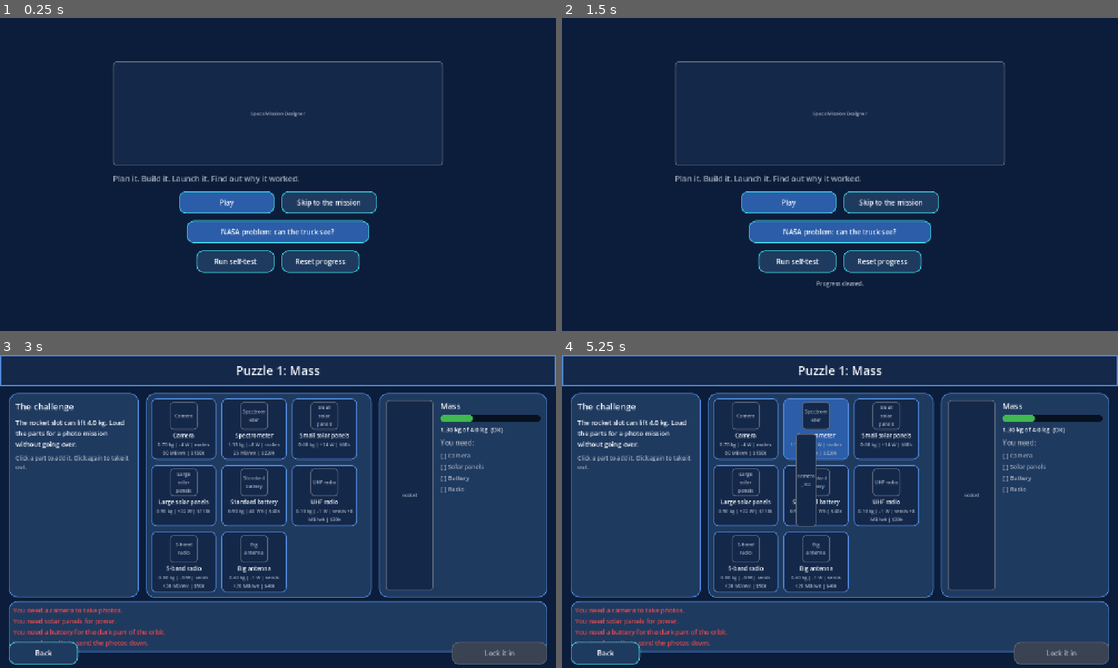
Above: before the commit, frames 1-4 (two rows, left to right).
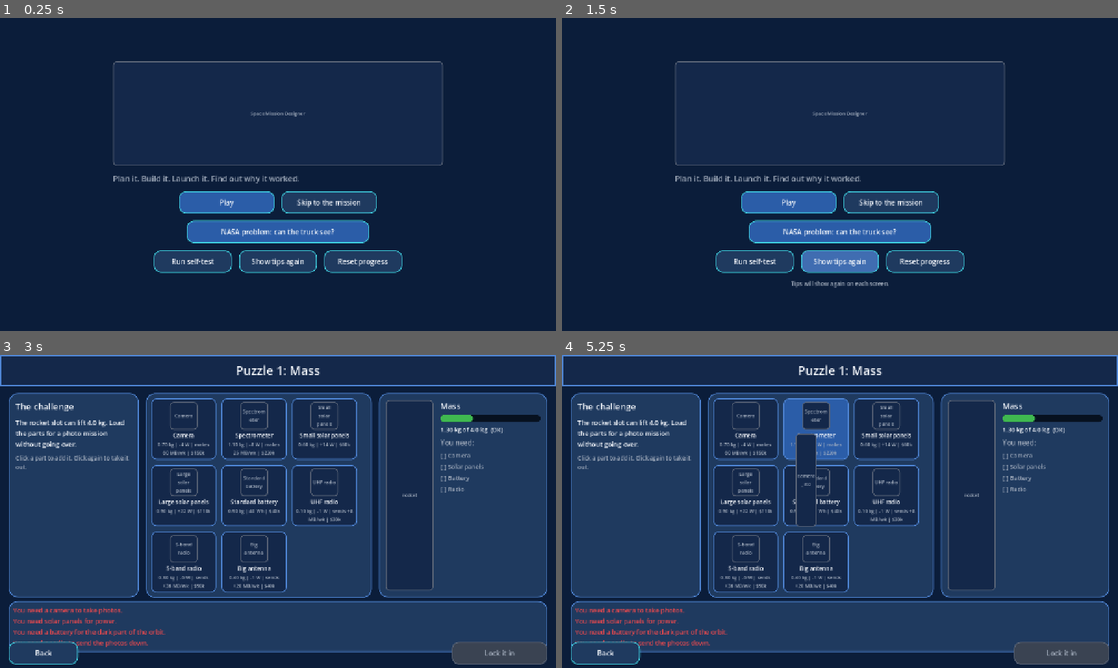
Above: after the commit, the same moments.

Repository: a77chand/apogeic
Game: Godot game, scene res://scenes/main.tscn
Same seed, same stepped clock (60 frames per second), same inputs: the game is played once before the commit and once after it.
Inputs (mouse positions are in pixels of both pictures, inside the frame that each line leads up to):
- Up to frame 1 (0.25 s): no input
- Up to frame 2 (1.5 s): click "Reset progress" at 0.5 s; click (840, 262) at 1.25 s, where only the run after the commit has a clickable "Show tips again"
- Up to frame 3 (3 s): click "Play" at 2 s; click "Play" at 2.75 s
- Up to frame 4 (5.25 s): click "Back" at 3.5 s; click "Play" at 4.25 s; tap A at 5 s; drag from (745, 430) to (895, 442) at 5.02 s

The runs differ from the first frame. In frame 1, 1.9% of the frame differs, in the area x 27-73%, y 74-82%; in frame 2, 2.7%, in the area x 27-73%, y 74-87%; in frame 3, less than 0.1%; in frame 4, less than 0.1%.

Commit message:
Add first-visit tips on the briefing, workshop, test lab, operations and report
A short tip box with Next / Skip tips, shown once per screen and remembered in the
save file. Text lives in data/tutorial.json with {placeholders} filled from
level1.json so numbers never go stale. The workshop day clock and the ops week
clock wait while a tip is open, so players are not charged for reading. Title gets
a 'Show tips again' button.

Diff:
--- /dev/null
+++ b/data/tutorial.json
@@ -0,0 +1,45 @@
+{
+  "_note": "First-visit tips, shown once per screen. Placeholders in {braces} are filled from data/level1.json so the text never goes stale: {goal}, {mass_kg}, {budget}, {deadline}, {weeks}, {goal_mb}, {reserve_pct}.",
+  "screens": {
+    "briefing": {
+      "title": "Briefing",
+      "steps": [
+        "Your goal: {goal}",
+        "You must stay inside the limits: at most {mass_kg} kg, a budget of {budget}, and launch by day {deadline}.",
+        "The grey locked choices (bigger craft, higher orbit) are not available in this level. Click one to see why."
+      ]
+    },
+    "workshop": {
+      "title": "Workshop",
+      "steps": [
+        "Build your satellite here. Click a part in the tray at the bottom, or drag it onto the satellite, to fit it. Slots that are still empty and required show in yellow.",
+        "The six bars on the right check your design. Green is fine, yellow is close to the limit, red means a check fails. Hover a bar, or press Why red?, to see what is wrong.",
+        "Time is money. Every day of building costs staff pay and pushes launch later, and the deadline is day {deadline}. Press Pause to stop the clock while you think.",
+        "Stay under {mass_kg} kg and {budget}. When you are ready, press Test it."
+      ]
+    },
+    "test_lab": {
+      "title": "Test lab",
+      "steps": [
+        "The test lab checks your design against every requirement. PASS means it is fine, FAIL means it is not.",
+        "Each red card tells you why a check failed and gives a tip. Fix it sends you back to the workshop, and a failed test costs time.",
+        "You may Launch anyway with failed checks, but each one has a consequence once the satellite is in orbit."
+      ]
+    },
+    "ops": {
+      "title": "Operations",
+      "steps": [
+        "Your satellite flies for {weeks} weeks. One week passes every few seconds. The goal is {goal_mb} MB of photos delivered to the ground.",
+        "You can switch on Safe mode (no photos, the battery recovers), Smaller photos (less data, so storage fills slower) or buy an extra ground pass (costs money, then needs time to recharge).",
+        "Events will pop up and ask you to choose. What you built earlier can change how an event turns out."
+      ]
+    },
+    "report": {
+      "title": "Report",
+      "steps": [
+        "You can earn up to three stars: one for reaching the goal, one for passing every check, and one for finishing with {reserve_pct}% of the budget left.",
+        "Why it happened explains, step by step, what went wrong. Retry with changes keeps your parts so you can fix just the problem."
+      ]
+    }
+  }
+}
--- a/scripts/autoload/game_state.gd
+++ b/scripts/autoload/game_state.gd
@@ -17,6 +17,8 @@
 # ---- progress that is saved
 var puzzles_done: Dictionary = {}   # puzzle id -> true
 var best_stars: int = 0
+var tutorial_seen: Dictionary = {}  # screen id -> true, so each tip shows once
+var tutorial_open: bool = false     # true while a tip box is on screen (clocks wait)
 
 # ---- the current mission attempt (reset by reset_mission)
 var design: Dictionary = {}         # slot id -> part id or ""
@@ -137,6 +139,17 @@
 	save_game()
 
 
+func mark_tutorial_seen(id: String) -> void:
+	tutorial_seen[id] = true
+	save_game()
+
+
+## Makes every tip show again (title screen button).
+func reset_tutorial() -> void:
+	tutorial_seen = {}
+	save_game()
+
+
 func record_stars(stars: int) -> void:
 	if stars > best_stars:
 		best_stars = stars
@@ -150,13 +163,14 @@
 	if file == null:
 		push_warning("Could not write the save file.")
 		return
-	file.store_string(JSON.stringify({"puzzles_done": puzzles_done, "best_stars": best_stars}))
+	file.store_string(JSON.stringify({"puzzles_done": puzzles_done, "best_stars": best_stars, "tutorial_seen": tutorial_seen}))
 	file.close()
 
 
 func load_save() -> void:
 	puzzles_done = {}
 	best_stars = 0
+	tutorial_seen = {}
 	if not FileAccess.file_exists(SAVE_PATH):
 		return
 	var data: Dictionary = Data.load_dict(SAVE_PATH)
@@ -164,9 +178,13 @@
 	if typeof(done) == TYPE_DICTIONARY:
 		puzzles_done = done
 	best_stars = int(data.get("best_stars", 0))
+	var seen: Variant = data.get("tutorial_seen", {})
+	if typeof(seen) == TYPE_DICTIONARY:
+		tutorial_seen = seen
 
 
 func reset_progress() -> void:
 	puzzles_done = {}
 	best_stars = 0
+	tutorial_seen = {}
 	save_game()
--- a/scripts/screens/briefing.gd
+++ b/scripts/screens/briefing.gd
@@ -3,6 +3,7 @@
 ## Chips do not change the game in Level 1; they show the reasoning.
 
 const UI = preload("res://scripts/ui/ui.gd")
+const Tutorial = preload("res://scripts/ui/tutorial.gd")
 
 var _tip: Label = null
 
@@ -13,6 +14,7 @@
 	_build_concept()
 	_build_requirements()
 	_build_bottom()
+	Tutorial.maybe_show(self, "briefing")
 
 
 func _place(node: Control, pos: Vector2, sz: Vector2) -> void:
--- a/scripts/screens/ops.gd
+++ b/scripts/screens/ops.gd
@@ -6,6 +6,7 @@
 const Sim = preload("res://scripts/core/sim.gd")
 const Data = preload("res://scripts/core/data.gd")
 const EventCard = preload("res://scripts/ui/event_card.gd")
+const Tutorial = preload("res://scripts/ui/tutorial.gd")
 
 const CENTRE: Vector2 = Vector2(640.0, 372.0)
 const RADIUS: float = 250.0
@@ -41,6 +42,7 @@
 	_build()
 	_refresh()
 	_say("Week 0: the satellite is in orbit.")
+	Tutorial.maybe_show(self, "ops")
 
 
 func _ops_cfg() -> Dictionary:
@@ -189,7 +191,7 @@
 func _process(delta: float) -> void:
 	if _pulse != null and _marker != null:
 		_pulse.position = _marker.position + Vector2(32.0, 32.0)
-	if _paused or _ending or _event_open:
+	if _paused or _ending or _event_open or GameState.tutorial_open:
 		return
 	var week_seconds: float = maxf(0.5, float(_ops_cfg().get("seconds_per_week", 5.0)))
 	_angle += delta * _speed * TAU / week_seconds
--- a/scripts/screens/report.gd
+++ b/scripts/screens/report.gd
@@ -4,6 +4,7 @@
 
 const UI = preload("res://scripts/ui/ui.gd")
 const Sim = preload("res://scripts/core/sim.gd")
+const Tutorial = preload("res://scripts/ui/tutorial.gd")
 
 const STAR_ON: Color = Color(0.95, 0.78, 0.26)
 const STAR_OFF: Color = Color(0.35, 0.4, 0.5)
@@ -21,6 +22,7 @@
 	_build_log()
 	_build_compare()
 	_build_buttons()
+	Tutorial.maybe_show(self, "report")
 
 
 func _place(node: Control, pos: Vector2, sz: Vector2) -> void:
--- a/scripts/screens/test_lab.gd
+++ b/scripts/screens/test_lab.gd
@@ -7,6 +7,7 @@
 const Sim = preload("res://scripts/core/sim.gd")
 const Data = preload("res://scripts/core/data.gd")
 const EventCard = preload("res://scripts/ui/event_card.gd")
+const Tutorial = preload("res://scripts/ui/tutorial.gd")
 
 var _ev: Dictionary = {}
 var _results: Array = []
@@ -26,6 +27,7 @@
 	_build_table()
 	_build_side()
 	_build_buttons()
+	Tutorial.maybe_show(self, "test_lab")
 
 
 ## Shows each test-lab event that has not been seen yet, then applies the choice.
--- a/scripts/screens/title.gd
+++ b/scripts/screens/title.gd
@@ -30,6 +30,7 @@
 	tools.alignment = BoxContainer.ALIGNMENT_CENTER
 	v.add_child(tools)
 	tools.add_child(UI.button("Run self-test", _on_self_test, 180.0))
+	tools.add_child(UI.button("Show tips again", _on_tips, 180.0))
 	tools.add_child(UI.button("Reset progress", _on_reset, 180.0))
 	_test_label = UI.label("", 13, UI.C_MUTED, true)
 	_test_label.custom_minimum_size = Vector2(760, 0)  # a wrapping label needs a width
@@ -50,6 +51,11 @@
 	GameState.go("truck")
 
 
+func _on_tips() -> void:
+	GameState.reset_tutorial()
+	_test_label.text = "Tips will show again on each screen."
+
+
 func _on_reset() -> void:
 	GameState.reset_progress()
 	_test_label.text = "Progress cleared."
--- a/scripts/screens/workshop.gd
+++ b/scripts/screens/workshop.gd
@@ -7,6 +7,7 @@
 const Sim = preload("res://scripts/core/sim.gd")
 const PartCard = preload("res://scripts/ui/part_card.gd")
 const DropZone = preload("res://scripts/ui/drop_zone.gd")
+const Tutorial = preload("res://scripts/ui/tutorial.gd")
 
 # bar id -> {"req": requirement id, "bar": ProgressBar, "text": Label, "status": Label}
 var _bars: Dictionary = {}
@@ -28,7 +29,7 @@
 
 ## The clock. A day passes every seconds_per_day. Stops while paused or while a popup is open.
 func _process(delta: float) -> void:
-	if _paused or (_popup != null and is_instance_valid(_popup)):
+	if _paused or GameState.tutorial_open or (_popup != null and is_instance_valid(_popup)):
 		return
 	var schedule: Dictionary = GameState.level.get("schedule", {})
 	var per_day: float = maxf(0.1, float(schedule.get("seconds_per_day", 2.0)))
@@ -56,6 +57,7 @@
 	GameState.design_changed.connect(_refresh)
 	_set_tip("Click a part below to fit it, or drag it onto the satellite.")
 	_refresh()
+	Tutorial.maybe_show(self, "workshop")
 
 
 # ---------------------------------------------------------------- layout
--- /dev/null
+++ b/scripts/ui/tutorial.gd
@@ -0,0 +1,116 @@
+extends Control
+## A short first-visit tip box. Call  Tutorial.maybe_show(self, "workshop")  at the
+## end of a screen's _ready(). It shows once per screen, then remembers (GameState).
+## While it is open GameState.tutorial_open is true, so game clocks can wait.
+
+const UI = preload("res://scripts/ui/ui.gd")
+const Data = preload("res://scripts/core/data.gd")
+const Self = preload("res://scripts/ui/tutorial.gd")
+const PATH: String = "res://data/tutorial.json"
+
+var _screen_id: String = ""
+var _title: String = ""
+var _steps: Array = []
+var _index: int = 0
+var _step_label: Label = null
+var _body: Label = null
+var _next: Button = null
+
+
+## Shows the tips for screen_id on host, unless they were already seen.
+static func maybe_show(host: Control, screen_id: String) -> void:
+	if bool(GameState.tutorial_seen.get(screen_id, false)):
+		return
+	var cfg: Dictionary = Data.load_dict(PATH)
+	var screens: Dictionary = cfg.get("screens", {})
+	if not screens.has(screen_id):
+		return
+	var entry: Dictionary = screens[screen_id]
+	var steps: Array = entry.get("steps", [])
+	if steps.is_empty():
+		return
+	var overlay: Control = Self.new()
+	overlay.call("setup", screen_id, str(entry.get("title", "")), steps)
+	host.add_child(overlay)
+	overlay.set_anchors_and_offsets_preset(Control.PRESET_FULL_RECT)
+
+
+func setup(screen_id: String, title: String, steps: Array) -> void:
+	_screen_id = screen_id
+	_title = title
+	_steps = steps
+
+
+## Fills {placeholders} from the level data so the tips never show stale numbers.
+static func fill(text: String) -> String:
+	var level: Dictionary = GameState.level
+	var limits: Dictionary = level.get("limits", {})
+	var ops: Dictionary = level.get("ops", {})
+	var stars: Dictionary = level.get("stars", {})
+	var out: String = text
+	out = out.replace("{goal}", str(level.get("goal_text", "")))
+	out = out.replace("{mass_kg}", "%.1f" % float(limits.get("mass_kg", 0.0)))
+	out = out.replace("{budget}", UI.money(float(limits.get("budget_k", 0.0))))
+	out = out.replace("{deadline}", str(int(float(limits.get("deadline_day", 0.0)))))
+	out = out.replace("{weeks}", str(int(float(ops.get("weeks", 0.0)))))
+	out = out.replace("{goal_mb}", str(int(float(ops.get("goal_mb", 0.0)))))
+	out = out.replace("{reserve_pct}", str(int(float(stars.get("reserve_pct", 0.0)))))
+	return out
+
+
+func _ready() -> void:
+	GameState.tutorial_open = true
+	mouse_filter = Control.MOUSE_FILTER_STOP
+	var dim: ColorRect = ColorRect.new()
+	dim.color = Color(0, 0, 0, 0.6)
+	dim.mouse_filter = Control.MOUSE_FILTER_STOP
+	add_child(dim)
+	dim.set_anchors_and_offsets_preset(Control.PRESET_FULL_RECT)
+	var centre: CenterContainer = CenterContainer.new()
+	centre.mouse_filter = Control.MOUSE_FILTER_IGNORE
+	add_child(centre)
+	centre.set_anchors_and_offsets_preset(Control.PRESET_FULL_RECT)
+	var panel: PanelContainer = UI.panel(UI.C_CYAN, 22.0)
+	panel.custom_minimum_size = Vector2(600.0, 0.0)
+	centre.add_child(panel)
+	var col: VBoxContainer = UI.vbox(12)
+	panel.add_child(col)
+	col.add_child(UI.label("How to play: " + _title, 24, UI.C_CYAN))
+	_step_label = UI.label("", 13, UI.C_MUTED)
+	col.add_child(_step_label)
+	_body = UI.label("", 18, UI.C_TEXT, true)
+	_body.custom_minimum_size = Vector2(556.0, 100.0)
+	col.add_child(_body)
+	var row: HBoxContainer = UI.hbox(12)
+	col.add_child(row)
+	row.add_child(UI.button("Skip tips", _finish, 160.0, false))
+	var spacer: Control = Control.new()
+	spacer.size_flags_horizontal = Control.SIZE_EXPAND_FILL
+	row.add_child(spacer)
+	_next = UI.button("Next", _on_next, 160.0, true)
+	row.add_child(_next)
+	_show_step()
+
+
+func _exit_tree() -> void:
+	GameState.tutorial_open = false
+
+
+func _show_step() -> void:
+	_step_label.text = "Tip %d of %d" % [_index + 1, _steps.size()]
+	_body.text = fill(str(_steps[_index]))
+	_next.text = "Got it" if _index == _steps.size() - 1 else "Next"
+
+
+func _on_next() -> void:
+	if _index >= _steps.size() - 1:
+		_finish()
+		return
+	_index += 1
+	_show_step()
+
+
+func _finish() -> void:
+	GameState.mark_tutorial_seen(_screen_id)
+	GameState.tutorial_open = false
+	queue_free()
Not shown, added: scripts/ui/tutorial.gd.uid
